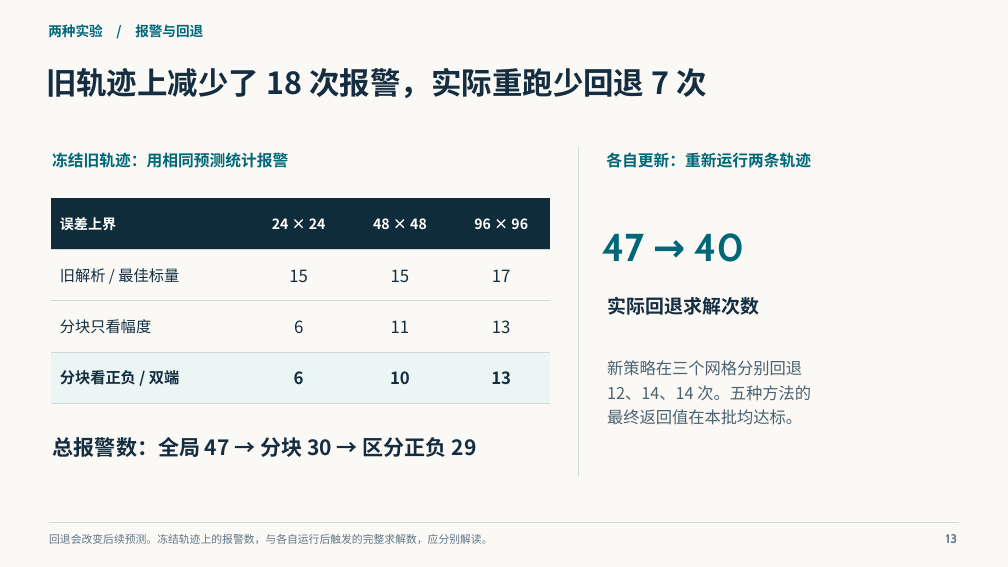
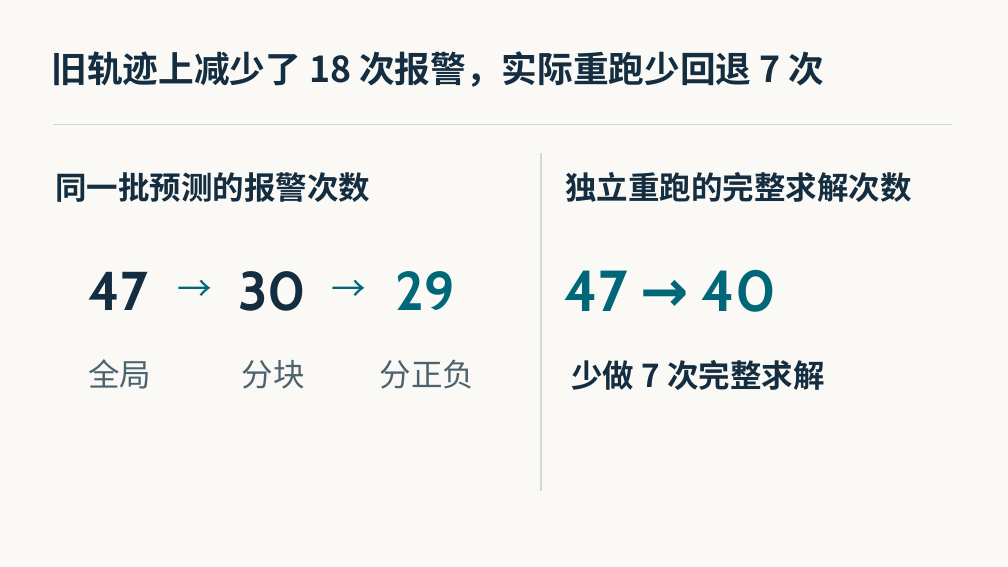
Before and after one commit to orgyuanbao/MoonshineThermalLab, a slide deck: slide 13 of MoonshineThermalLab/classroom/Moonshine热仿真课堂汇报.pptx. Drawn at 1008x567 pixels with LibreOffice and Linux fonts; fonts in the diff are those of the drawing. Boxes give left, top, right and bottom in pixels: in the first picture for what was removed or moved away, otherwise in the second. Text is boxed around its words. In the diff, an @@ line names an element or a change of style, - is before the commit and + after.

```diff
--- a/MoonshineThermalLab/classroom/Moonshine热仿真课堂汇报.pptx
+++ b/MoonshineThermalLab/classroom/Moonshine热仿真课堂汇报.pptx
@@ text removed at (48, 24, 203, 37) @@
-两种实验 / 报警与回退
@@ text "旧轨迹上减少了 18 次报警，实际重跑少回退 7 次": place and size @@
-text "旧轨迹上减少了 18 次报警，实际重跑少回退 7 次" at (46, 68, 707, 98)
+text "旧轨迹上减少了 18 次报警，实际重跑少回退 7 次" at (51, 51, 825, 87)
@@ text "旧轨迹上减少了 18 次报警，实际重跑少回退 7 次" at (51, 51, 825, 87): size 29 to 34 pt @@
@@ line added from (53, 125) to (952, 125), #CED9D8 1.4 pt @@
@@ text at (55, 172, 370, 202): text changed; size 15 to 30 pt; text colour #006779 to #142D40 @@
-冻结旧轨迹：用相同预测统计报警
+同一批预测的报警次数
@@ line moved from (578, 147) - (578, 476) to (541, 153) - (541, 492) @@
@@ line (541, 153) - (541, 492): stroke #CED9D8 0.9 pt to #CED9D8 1.7 pt @@
@@ text added at (565, 172, 911, 202), 30 pt, text #142D40, bold @@
+独立重跑的完整求解次数
@@ text removed at (606, 152, 811, 168) @@
-各自更新：重新运行两条轨迹
@@ table removed at (51, 198, 551, 403), 4 rows, 4 columns @@
-误差上界 | 24 × 24 | 48 × 48 | 96 × 96
-旧解析 / 最佳标量 | 15 | 15 | 17
-分块只看幅度 | 6 | 11 | 13
-分块看正负 / 双端 | 6 | 10 | 13
@@ text added at (165, 262, 225, 312), 33 pt, text #006779 @@
+→
@@ text added at (318, 262, 379, 312), 33 pt, text #006779 @@
+→
@@ text "47 → 40": place and size @@
-text "47 → 40" at (602, 233, 744, 262)
+text "47 → 40" at (565, 269, 776, 312)
@@ text "47 → 40" at (565, 269, 776, 312): size 37 to 55 pt @@
@@ text added at (89, 271, 148, 310), 52 pt, text #142D40, bold @@
+47
@@ text added at (238, 271, 306, 311), 52 pt, text #142D40, bold @@
+30
@@ text added at (396, 271, 456, 310), 52 pt, text #006779, bold @@
+29
@@ text removed at (608, 297, 759, 315) @@
-实际回退求解次数
@@ text added at (88, 359, 151, 389), 30 pt, text #4C626F @@
+全局
@@ text added at (380, 359, 474, 389), 30 pt, text #4C626F @@
+分正负
@@ text added at (242, 360, 305, 389), 30 pt, text #4C626F @@
+分块
@@ text added at (571, 360, 824, 390), 30 pt, text #142D40, bold @@
+少做 7 次完整求解
@@ text removed at (607, 360, 811, 425) @@
-新策略在三个网格分别回退
-12、14、14 次。五种方法的
-最终返回值在本批均达标。
@@ text removed at (53, 437, 477, 457) @@
-总报警数：全局 47 → 分块 30 → 区分正负 29
@@ line removed from (49, 523) to (959, 523) @@
@@ text removed at (49, 534, 492, 544) @@
-回退会改变后续预测。冻结轨迹上的报警数，与各自运行后触发的完整求解数，应分别解读。
@@ text removed at (946, 534, 957, 543) @@
-13
```
Also in this commit, not shown: 17 other slides changed.
